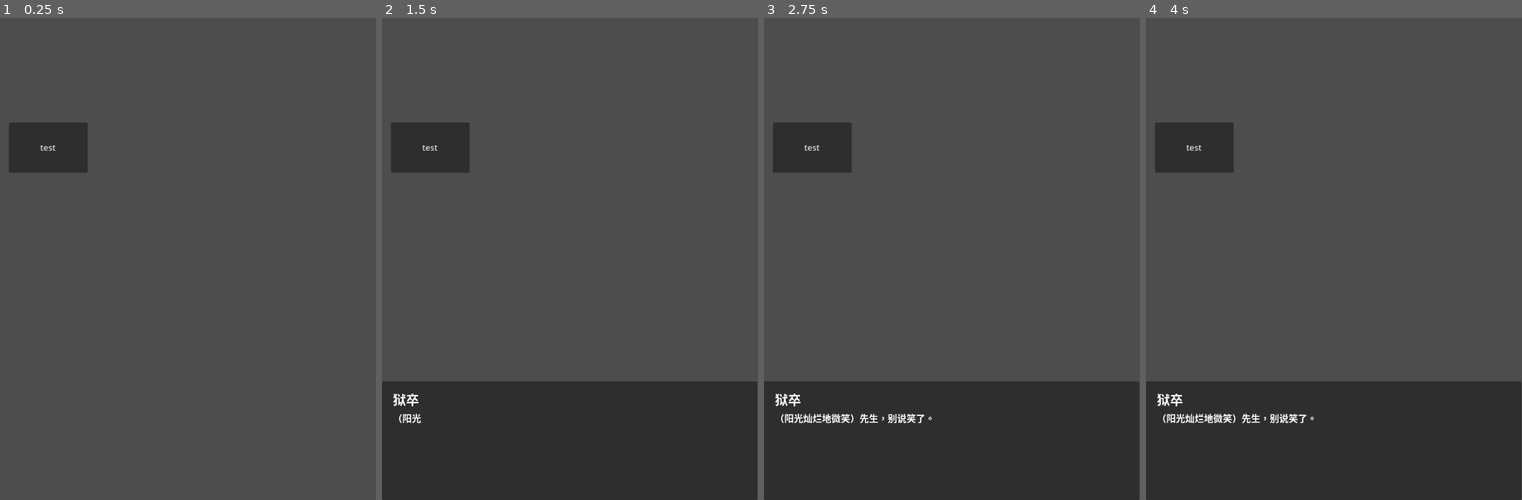
Above: before the commit, frames 1-4 (left to right).
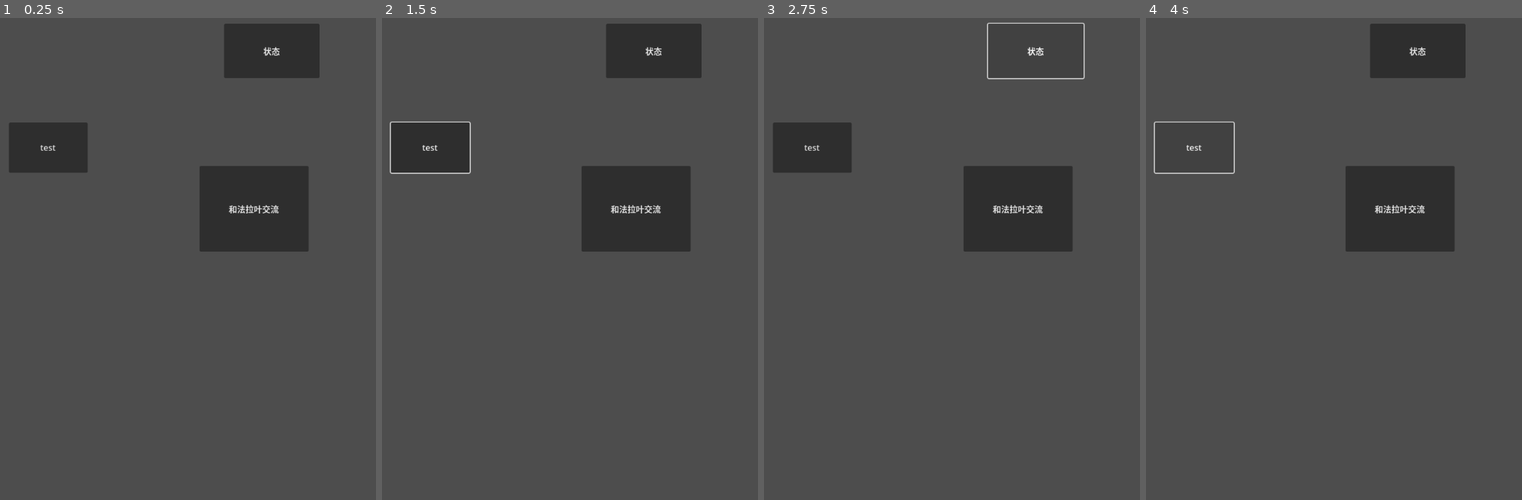
Above: after the commit, the same moments.

Repository: monsteriormaster/endeavor
Game: Godot game, scene res://debug/debug10.tscn
Two runs of this game, one before a commit and one after it. Both use one fixed random seed, a clock stepped at 60 frames per second and the inputs below. This scene is started directly instead of the project's main scene.
Inputs (mouse positions are in pixels of both pictures, inside the frame that each line leads up to):
- Up to frame 1 (0.25 s): no input
- Up to frame 2 (1.5 s): click "test" at 0.5 s; click (570, 124) at 1.25 s, where only the run before the commit has a clickable "你在这里多少有些屈才"
- Up to frame 3 (2.75 s): click (1034, 51) at 2 s, where only the run after the commit has a clickable "状态"
- Up to frame 4 (4 s): click (1401, 210) at 2.75 s, where only the run after the commit has a clickable "和法拉叶交流"; click "test" at 3.5 s

The runs differ from the first frame. In frame 1, 7.9% of the frame differs, in the area x 53-85%, y 1-49%; in frame 2, 33%, in the area x 0-100%, y 1-100%; in frame 3, 30%; in frame 4, 33%.
Error after the commit: Invalid assignment of property or key 'is_option' with value of type 'bool' on a base object of type 'Resource (Dialogue)'. (res://script/plot_importer.gd:45)

Commit message:
新增对话框系统，存储在res文件下的dialogue文件中，还未与前面的项目进行连接

Diff:
--- /dev/null
+++ b/card_system.gd
@@ -0,0 +1,11 @@
+extends "res://components/character_panel.gd"
+
+
+# Called when the node enters the scene tree for the first time.
+func _ready() -> void:
+	pass # Replace with function body.
+
+
+# Called every frame. 'delta' is the elapsed time since the previous frame.
+func _process(delta: float) -> void:
+	pass
--- a/components/character_panel.gd
+++ b/components/character_panel.gd
@@ -1,20 +1,30 @@
-extends PopupPanel
+#变量声明和常量定义
+extends PopupPanel#弹出面板
 
 var tagtip = Label.new()
 
 var info
 var taginfo
 var einfo
+#资源文件路径
+const TAGS = "res://resoures/tags.json"
+#需要补充文件内容
+const CHARACTERS = "res://resoures/characters.json"#角色
+const EQUIPMENT = "res://resoures/equipment.json"#装备
 
-const TAGS = "res://resoures/tags.json"
-const CHARACTERS = "res://resoures/characters.json"
-const EQUIPMENT = "res://resoures/equipment.json"
+#新增加内容，添加卡组？
+const SKILLS = "res://resoures/skills.json"
+const DECKS = "res://resoures/decks.json"
 #主题颜色定义
 const PRIMARY_COLOR = Color("5e35b1")
 const SECONDARY_COLOR = Color("ff7043")
 const ACCENT_COLOR = Color("29b6f6")
 const TEXT_COLOR = Color("f5f5f5")
 const WARNING_COLOR = Color("ff5252")
+
+# 添加全局变量
+var sinfo  # 技能信息
+var decks  # 卡组配置
 
 func _ready():
 	tagtip.name = 'tagtip'
@@ -26,11 +36,11 @@
 # Called every frame. 'delta' is the elapsed time since the previous frame.
 func _process(_delta):
 	pass
-
+#进入场景时调用，初始化tagtip标签添加到面板
 
 func _on_closebutton_pressed():
 	hide()
-
+#关闭键
 
 func setup(character_name:String):
 	get_info()
--- a/components/confirmdialog.gd
+++ b/components/confirmdialog.gd
@@ -27,7 +27,6 @@
 
 func setup(cur_title:String, cur_message:String,
 			cur_confirm_text:String ='确认', cur_cancel_text:String = '取消'):
-	print("已经setup了\n")
 	my_title = cur_title
 	message = cur_message
 	confirm_text = cur_confirm_text
--- a/components/dialogue_ui.gd
+++ b/components/dialogue_ui.gd
@@ -20,7 +20,6 @@
 
 
 func display_next_dialogue():
-	print(dialogue_index)
 	if dialogue_index == -1:
 		visible = false
 		return
@@ -28,9 +27,6 @@
 	clear_options()
 
 	var dialogue := main_dialogue.dialogue_list[dialogue_index]
-	print(dialogue.content)
-	print(dialogue.next)
-	print(dialogue.content)
 
 	if typing_tween and typing_tween.is_running():
 		typing_tween.kill()
@@ -48,10 +44,12 @@
 		if dialogue.is_option == false:
 			typing_tween.tween_callback(func(): dialogue_index = dialogue.next)
 
+	if dialogue.effect != '':
+		print(dialogue.effect)
+		deal_effect(dialogue.effect)
+
 	if dialogue.is_option:
 		show_option(dialogue.options)
-
-	print("next is",dialogue.next)
 
 
 func append_character(character : String):
@@ -60,10 +58,16 @@
 
 func show_option(options):
 	for option in options:
-		var option_label = Button.new()
-		option_label.text = option.text
-		option_label.pressed.connect(on_option_entered.bind(option.next))
-		option_box.add_child(option_label)
+		if option["is_ava"]:
+			var option_label = Button.new()
+			option_label.text = option.text
+			option_label.pressed.connect(on_option_entered.bind(option.next))
+			option_box.add_child(option_label)
+		else:
+			var option_label = Button.new()
+			option_label.text = option.condition + "时解锁该选项"
+			option_label.disabled = true
+			option_box.add_child(option_label)
 
 
 func _ready():
@@ -83,3 +87,101 @@
 func clear_options():
 	for child in option_box.get_children():
 		child.queue_free()
+
+
+func deal_effect(dialogue_effects):
+	var effects = dialogue_effects.split("；")
+	print(effects)
+	for effect in effects:
+
+		effect = effect.strip_edges()
+		if effect == "":
+			continue
+
+		if effect.begins_with("获得 "):
+			var tag = effect.get_slice("tag ", 1)
+			if tag not in Player.player_tags:
+				Player.player_tags.append(tag)
+
+
+		elif effect.contains(" 获得 "):
+			var parts = effect.split(" 获得 ")
+			var character = parts[0].strip_edges()
+			var tag = parts[1].strip_edges()
+			if character not in Player.npc:
+				Player.npc[character]={}
+			if 'tags' not in Player.npc[character]:
+				Player.npc[character]['tags'
+				]=[]
+			if tag not in Player.npc[character]["tags"]:
+				Player.npc[character]["tags"].append(tag)
+
+		elif effect.begins_with("money "):
+			var getting = effect.get_slice("money ", 1)
+			var parts = getting.split(" ")
+			var pd = parts[1].strip_edges()
+			var value = int(parts[2].strip_edges())
+			if pd == '-':
+				value *= -1
+			Player.player_money += value
+
+
+
+
+
+func translate_condition(condition: String) -> String:
+
+	var translated_parts = []
+	var condition_groups = condition.split("；")
+
+	for group in condition_groups:
+		group = group.strip_edges()
+		if group == "":
+			continue
+
+		# 处理角色tag条件
+		if group.contains(" tag "):
+			var parts = group.split(" tag ")
+			if parts.size() == 2:
+				var character = parts[0].strip_edges()
+				var required_tag = parts[1].strip_edges()
+				translated_parts.append(character + "必须被" + required_tag)
+
+		# 处理玩家tag条件
+		elif group.begins_with("tag "):
+			var tag_list = group.get_slice("tag ", 1)
+			var required_tags = tag_list.split("，")
+			var saying := "你必须"
+			var i := 1
+
+			for tag in tag_list:
+				saying = saying + tag
+				if i == tag_list.length():
+					break
+				saying = saying + ' '
+				i = i + 1
+
+
+		# 处理money条件
+		elif group.begins_with("money "):
+			var parts = group.split(" ")
+			var op_text = ""
+			var operator = parts[1].strip_edges()
+			var value = parts[2].strip_edges()
+
+			if operator == ">" or operator == ">=":
+				op_text = "必须超过"
+
+			elif operator == "<=" or operator == "<":
+				op_text = "不能多于"
+
+			translated_parts.append("金钱" + op_text + value + "元")
+
+	# 将所有翻译后的条件用"并且"连接
+	var final_text = ""
+	for i in range(translated_parts.size()):
+		if i > 0:
+			final_text += "并且"
+		final_text += translated_parts[i]
+
+	return final_text
--- a/debug/debug10.tscn
+++ b/debug/debug10.tscn
@@ -13,4 +13,22 @@
 text = "test
 "
 
+[node name="Button2" type="Button" parent="."]
+offset_left = 429.0
+offset_top = 169.0
+offset_right = 612.0
+offset_bottom = 273.0
+text = "状态
+"
+
+[node name="Button3" type="Button" parent="."]
+offset_left = 382.0
+offset_top = 441.0
+offset_right = 591.0
+offset_bottom = 605.0
+text = "和法拉叶交流
+"
+
 [connection signal="pressed" from="Button" to="." method="_on_button_pressed"]
+[connection signal="pressed" from="Button2" to="." method="_on_button_2_pressed"]
+[connection signal="pressed" from="Button3" to="." method="_on_button_3_pressed"]
--- a/debug/debug_10.gd
+++ b/debug/debug_10.gd
@@ -3,4 +3,12 @@
 
 
 func _on_button_pressed():
-	PlotImporter.add_plot("res://resoures/plot/rite/prison.json","10万后再次与狱卒交谈")
+	PlotImporter.add_plot("res://resoures/plot/rite/prison.json","50万后再次与狱卒交谈")
+
+
+func _on_button_2_pressed():
+	print(Player.player_tags)
+
+
+func _on_button_3_pressed():
+	PlotImporter.add_plot("res://resoures/plot/rite/prison.json","与法拉叶的第一次交流")
--- a/script/dialogue_group.gd
+++ b/resoures/DialogueGroup.gd
@@ -1,5 +1,4 @@
 extends Resource
-
 class_name DialogueGroup
-
+#可以自己设置类名
 @export var dialogue_list : Array[Dialogue]
--- /dev/null
+++ b/resoures/Dialogues/Dialogue_manager.gd
@@ -0,0 +1,53 @@
+extends Control
+
+@export_group("UI")#用于变量归类
+@export var character_name_text : Label
+@export var text_box : Label
+@export var left_avatar : TextureRect
+@export var right_avatar : TextureRect
+
+@export_group("对话")
+@export var main_dialogue : DialogueGroup
+
+var dialogue_index := 0
+var typing_tween : Tween
+
+func display_next_dialogue():
+	if dialogue_index >= len(main_dialogue.dialogue_list):
+		visible = false
+		return
+
+	var dialogue := main_dialogue.dialogue_list[dialogue_index]
+
+	if typing_tween and typing_tween.is_running():
+		typing_tween.kill()
+		text_box.text = dialogue.content
+		dialogue_index += 1
+
+	else:
+		character_name_text.text = dialogue.character_name
+		#text_box.text = dialogue.content
+		#后面参照视频改成打字机类型
+		typing_tween = get_tree().create_tween()
+		text_box.text = ""
+		for character in dialogue.content:
+			typing_tween.tween_callback(append_character.bind(character)).set_delay(0.05)
+		typing_tween.tween_callback(func():dialogue_index += 1)
+
+		if dialogue.show_on_left:
+			left_avatar.texture = dialogue.avatar
+			right_avatar.texture = null
+		else:
+			left_avatar.textrue = null
+			right_avatar.texture = dialogue.avatar
+
+func append_character(character : String):
+	text_box.text += character
+
+func _ready():
+	display_next_dialogue()
+
+
+func _on_click(event: InputEvent) -> void:
+	if event is InputEventMouseButton and event.button_index == MOUSE_BUTTON_LEFT and event.pressed:
+			display_next_dialogue()
--- /dev/null
+++ b/resoures/Dialogues/dialogue.gd
@@ -0,0 +1,7 @@
+extends Resource
+class_name Dialogue
+#@export 的关键字用于确保变量可编辑,单个对话的数据框结构
+@export var character_name : String
+@export_multiline var content : String#用于文本框来显示变量
+@export var avater : Texture
+@export var show_on_left : bool#用于记录对话数据是否应该被显示在左边
--- /dev/null
+++ b/resoures/Dialogues/dialogue1.tres
@@ -0,0 +1,35 @@
+[gd_resource type="Resource" script_class="DialogueGroup" load_steps=8 format=3 uid="uid://b38f5jr6ascsr"]
+
+[ext_resource type="Script" uid="uid://blxuvhra45nha" path="res://resoures/Dialogues/dialogue.gd" id="1_iy63d"]
+[ext_resource type="Texture2D" uid="uid://x1ovieegcyse" path="res://resoures/Dialogues/Paimon.png" id="2_sd35u"]
+[ext_resource type="Texture2D" uid="uid://wh31xn24biur" path="res://resoures/Dialogues/traveller.png" id="3_4ytkc"]
+[ext_resource type="Script" uid="uid://begdbyeo0lef1" path="res://resoures/DialogueGroup.gd" id="4_33gae"]
+
+[sub_resource type="Resource" id="Resource_d10d3"]
+script = ExtResource("1_iy63d")
+character_name = "Paimon"
+content = "吃了吗您内"
+avater = ExtResource("2_sd35u")
+show_on_left = true
+metadata/_custom_type_script = "uid://blxuvhra45nha"
+
+[sub_resource type="Resource" id="Resource_nmg47"]
+script = ExtResource("1_iy63d")
+character_name = "traveller"
+content = "你说moer be "
+avater = ExtResource("3_4ytkc")
+show_on_left = false
+metadata/_custom_type_script = "uid://blxuvhra45nha"
+
+[sub_resource type="Resource" id="Resource_7noe7"]
+script = ExtResource("1_iy63d")
+character_name = "Paimon"
+content = "冇磨丝"
+avater = ExtResource("2_sd35u")
+show_on_left = true
+metadata/_custom_type_script = "uid://blxuvhra45nha"
+
+[resource]
+script = ExtResource("4_33gae")
+dialogue_list = Array[ExtResource("1_iy63d")]([SubResource("Resource_d10d3"), SubResource("Resource_nmg47"), SubResource("Resource_7noe7")])
+metadata/_custom_type_script = "uid://begdbyeo0lef1"
--- /dev/null
+++ b/resoures/Dialogues/dialogue_group.gd
@@ -0,0 +1,4 @@
+extends Resource
+class_name DialogueGroup
+
+@export var dialogue_list : Array[Dialogue]
--- /dev/null
+++ b/resoures/Dialogues/dialogue_system.tscn
@@ -0,0 +1,75 @@
+[gd_scene load_steps=3 format=3 uid="uid://bm57n8e7c4rmg"]
+
+[ext_resource type="Script" uid="uid://c21rmjgx735d1" path="res://resoures/Dialogues/Dialogue_manager.gd" id="1_51mq6"]
+[ext_resource type="Texture2D" uid="uid://wh31xn24biur" path="res://resoures/Dialogues/traveller.png" id="2_t7t7p"]
+
+[node name="Control" type="Control" node_paths=PackedStringArray("character_name_text", "text_box")]
+layout_mode = 3
+anchors_preset = 15
+anchor_right = 1.0
+anchor_bottom = 1.0
+grow_horizontal = 2
+grow_vertical = 2
+localize_numeral_system = false
+script = ExtResource("1_51mq6")
+character_name_text = NodePath("HBoxContainer/Panel/VBoxContainer/Name")
+text_box = NodePath("HBoxContainer/Panel/VBoxContainer/Dialogue")
+
+[node name="HBoxContainer" type="HBoxContainer" parent="."]
+layout_mode = 1
+anchors_preset = 12
+anchor_top = 1.0
+anchor_right = 1.0
+anchor_bottom = 1.0
+offset_top = -187.0
+grow_horizontal = 2
+grow_vertical = 0
+
+[node name="LeftAvatar" type="TextureRect" parent="HBoxContainer"]
+custom_minimum_size = Vector2(200, 0)
+layout_mode = 2
+texture = ExtResource("2_t7t7p")
+expand_mode = 2
+stretch_mode = 5
+
+[node name="Panel" type="Panel" parent="HBoxContainer"]
+layout_mode = 2
+size_flags_horizontal = 3
+
+[node name="MarginContainer" type="MarginContainer" parent="HBoxContainer/Panel"]
+layout_mode = 1
+anchors_preset = 15
+anchor_right = 1.0
+anchor_bottom = 1.0
+grow_horizontal = 2
+grow_vertical = 2
+theme_override_constants/margin_left = 40
+theme_override_constants/margin_top = 20
+theme_override_constants/margin_right = 40
+theme_override_constants/margin_bottom = 20
+
+[node name="VBoxContainer" type="VBoxContainer" parent="HBoxContainer/Panel"]
+layout_mode = 0
+offset_right = 40.0
+offset_bottom = 40.0
+
+[node name="Name" type="Label" parent="HBoxContainer/Panel/VBoxContainer"]
+layout_mode = 2
+theme_override_font_sizes/font_size = 36
+text = "角色名称"
+
+[node name="Dialogue" type="Label" parent="HBoxContainer/Panel/VBoxContainer"]
+custom_minimum_size = Vector2(0, 50)
+layout_mode = 2
+theme_override_font_sizes/font_size = 18
+text = "对话内容"
+autowrap_mode = 3
+
+[node name="RightAvatar" type="TextureRect" parent="HBoxContainer"]
+custom_minimum_size = Vector2(200, 0)
+layout_mode = 2
+texture = ExtResource("2_t7t7p")
+expand_mode = 2
+stretch_mode = 5
+
+[connection signal="gui_input" from="HBoxContainer/Panel/MarginContainer" to="." method="_on_click"]
--- a/resoures/plot/rite/prison.json
+++ b/resoures/plot/rite/prison.json
@@ -12,16 +12,21 @@
 			"is_option": true,
 			"options":[
 				{
+					"condition":"money > 1",
 					"text":"试探地给出1万元",
 					"next":2,
 					"effect":"money - 1",
 				},
 				{
+					"condition":"money > 10",
 					"text":"给出10万元",
+					"effect":"money - 10",
 					"next":3,
 				},
 				{
+					"condition":"money > 50",
 					"text":"给出50万元",
+					"effect":"money - 50",
 					"next":4,
 				},
 				{
@@ -34,73 +39,25 @@
 			"name":"狱卒",
 			"text":"请不要质疑我的职业操守。",
 			"is_option": false,
+			"effect":"money +1",
 			"next": -1,
 		},
 		"3th":{
 			"name":"狱卒",
 			"text":"先生，监狱钥匙在这里，探监完放回来就好。",
-			"is_option": false,
-			"next": 4,
+			"effect":"获得 tag 进入监狱许可",
+			"is_option": false,
+			"next": -1,
 		},
 		"4th":{
 			"name":"狱卒",
 			"text":"您竟如此体谅我们的工作，监狱钥匙在这里，探监完放回来就好。虽然牢房的门都锁好了，但是越往里越是写穷凶恶极的东西，您还是小心些。要是有不长眼地得罪了您，给我说一声，他也就老实了。若是专门给某位行方便。（停顿片刻后，阳光灿烂得笑起来）",
-			"effect":"狱卒 获得 tag 贿赂",
-			"is_option": false,
-			"next": 5,
-		},
-	},
-	"与狱卒第一次交流":{
-		"0th":{
-			"name":"{player_name}",
-			"text":"先生，能行个方便吗？",
-			"is_option":false,
-			"next": 1,
-		},
-		"1th":{
-			"name":"狱卒",
-			"text":"（上下打量了片刻）先生，你知道的，我的工作就是看好这儿。",
-			"is_option": true,
-			"options":[
-				{
-					"text":"试探地给出1万元",
-					"next":2,
-					"effect":"money - 1",
-				},
-				{
-					"text":"给出10万元",
-					"next":3,
-				},
-				{
-					"text":"给出50万元",
-					"next":4,
-				},
-				{
-					"text":"我临时想起还有点事，晚点再会。",
-					"next":-1,
-				},
-			]
-		},
-		"2th":{
-			"name":"狱卒",
-			"text":"请不要质疑我的职业操守。",
-			"is_option": false,
-			"effect":"money +1",
-			"next": -1,
-		},
-		"3th":{
-			"name":"狱卒",
-			"text":"先生，监狱钥匙在这里，探监完放回来就好。",
-			"is_option": false,
-			"next": 4,
-		},
-		"4th":{
-			"name":"狱卒",
-			"text":"您竟如此体谅我们的工作，监狱钥匙在这里，探监完放回来就好。虽然牢房的门都锁好了，但是越往里越是写穷凶恶极的东西，您还是小心些。要是有不长眼地得罪了您，给我说一声，他也就老实了。若是专门给某位行方便。（停顿片刻后，阳光灿烂得笑起来）",
-			"is_option": false,
-			"next": 5,
-		},
-	},
+			"effect":"获得 tag 进入监狱许可; 狱卒 获得 tag 贿赂",
+			"is_option": false,
+			"next": -1,
+		},
+	},
+
 
 	"50万后再次与狱卒交谈":{
 		"0th":{
@@ -117,6 +74,7 @@
 					"next":1,
 				},
 				{
+					"condition":"money > 5",
 					"text":"我想让某人过得好些",
 					"next":4,
 				},
@@ -128,16 +86,21 @@
 			"is_option":true,
 			"options":[
 				{
-					"condition":"tags:　认识法拉叶",
+					"condition":"tags: 认识法拉叶",
 					"text":"好像是叫法拉叶",
 					"next":2,
 				},
 				{
-					"condition":"tags:　认识衫斯",
+					"condition":"tags: 认识衫斯",
 					"text":"好像是叫衫斯",
 					"next":3,
 				},
-			],
+				{
+					"text":"让我再想想",
+					"next":8,
+				},
+			],
+
 		},
 		"2th":{
 			"name":"狱卒",
@@ -159,17 +122,21 @@
 			"is_option":true,
 			"options":[
 				{
-					"condition":"tags:　认识法拉叶",
+					"condition":"tags: 认识法拉叶",
 					"text":"给狱卒5万元，让法拉叶吃得好些。",
-					"effect":"money -5",
+					"effect":"money - 5",
 					"next":5,
 				},
 				{
-					"condition":"tags:　认识衫斯",
+					"condition":"tags: 认识衫斯",
 					"text":"给狱卒5万元，让衫斯吃得好些。",
-					"effect":"money -5",
+					"effect":"money - 5",
 					"next":6,
 				},
+				{
+					"text":"让我再想想",
+					"next":8,
+				},
 			],
 		},
 		"5th":{
@@ -192,7 +159,60 @@
 			"is_option": false,
 			"next": -1,
 		},
-	},
+		"8th":{
+			"name":"",
+			"text":"还是再看看监狱里的情况吧。",
+			"is_option": false,
+			"next": -1,
+		},
+	},
+
+
+	"与法拉叶的第一次交流":{
+		"0th":{
+			"name":"",
+			"text":"这是一个还没有被磨平棱角的犯人，眼神里还有一股狠劲，像一匹没有被驯化的狼。",
+			"next":1,
+		},
+		"1th":{
+			"name":"{player_name}",
+			"text":"你叫什么名字，我对你感兴趣。",
+			"is_option": false,
+			"next": 2,
+		},
+		"2th":{
+			"name":"？？？",
+			"text":"法拉叶，你的兴趣有什么用？",
+			"is_option": false,
+			"next": 3,
+		},
+		"3th":{
+			"name":"player_name",
+			"text":"可以让你自由。说说吧，犯了什么事。",
+			"is_option": false,
+			"next": 4,
+		},
+		"4th":{
+			"name":"法拉叶",
+			"text":"何必消遣我。（忽然咧开嘴笑起来）老实说我不知道，只听说是什么聚众，什么斗殴。事实上，我仅仅只是路过。",
+			"is_option": false,
+			"next": 5,
+		},
+		"5th":{
+			"name":"",
+			"text":"他说是被冤枉的，你知道这个国家的警察的靠谱程度和贿赂成正比，可是到底应该有一点下限。",
+			"is_option": false,
+			"next": 6,
+		},
+		"6th":{
+			"name":"法拉叶",
+			"text":"先生，如果你对我尚存一丝怜悯，可以让我吃点好的吗，我已经一个月没有见过荤了。",
+			"is_option": false,
+			"effect":"获得 tag 认识法拉叶",
+			"next": -1,
+		},
+	},
+
 
 	"10万后再次与狱卒交谈":{
 		"0th":{
@@ -214,6 +234,7 @@
 					"next":2,
 				},
 				{
+					"condition":"money > 50",
 					"text":"贿赂狱卒",
 					"next":4,
 				},
@@ -250,4 +271,5 @@
 		},
 	},
 
+
 }
--- a/scene/main.tscn
+++ b/scene/main.tscn
@@ -36,7 +36,7 @@
 theme_override_font_sizes/font_size = 11
 text = "地图2"
 
-[node name="card1" type="Button" parent="."]
+[node name="card_area" type="Button" parent="."]
 offset_left = 54.0
 offset_top = 907.0
 offset_right = 134.0
--- a/scene/player.tscn
+++ /dev/null
@@ -1,3 +0,0 @@
-[gd_scene format=3 uid="uid://beu1ayp603c70"]
-
-[node name="player" type="Area2D"]
--- a/script/dialogue.gd
+++ /dev/null
@@ -1,11 +0,0 @@
-extends Resource
-
-class_name Dialogue
-
-@export var character_name : String
-@export_multiline var content : String
-
-@export var is_option := false
-@export var options = []
-@export var next := -1
-@export var effect := ""
--- a/script/player.gd
+++ b/script/player.gd
@@ -8,7 +8,7 @@
 @export_group("player")
 @export var player_age =16.0
 #用于定义时间相关的事件
-@export var player_money =100
+@export var player_money =30
 @export var player_app_fact =""
 @export var player_name ="请输入你的名字"
 
@@ -27,7 +27,9 @@
 @export_group("others")
 @export var partner = {}#伙伴
 @export var development = {}#剧情发展情况
+@export var npc = {}#其他角色
 
+@export_group("kid")
 @export var child_name : String
 @export var child = {}#孩子的情况
 
--- a/script/plot_importer.gd
+++ b/script/plot_importer.gd
@@ -44,19 +44,70 @@
 			dialogue.content = dialogue_data.get("text", "")
 			dialogue.is_option = dialogue_data.get("is_option",false)
 			dialogue.next =dialogue_data.get("next",-1)
-
+			dialogue.effect = dialogue_data.get("effect","")
 			dialogue.options = []
 			if dialogue_data.has("options"):
 				for option_data in dialogue_data["options"]:
 					var option = {
 						"text": option_data.get("text", ""),
 						"next": option_data.get("next", -1),
-						"effect": option_data.get("effect", "")
+						"effect": option_data.get("effect", ""),
+						"condition": option_data.get("condition", "")
 					}
+					option['is_ava'] = deal_condition(option["condition"])
 					dialogue.options.append(option)
-
 
 			dialogue_group.dialogue_list.append(dialogue)
 		else:
 			break
 	dialogue_ui.show_dialogue_group(dialogue_group)
+
+
+func deal_condition(condition:String)-> bool:
+	if condition == "":
+		return true
+	else:
+		if sentence_condition(condition):
+			return true
+	return false
+
+
+func sentence_condition(condition:String)-> bool:
+
+	var condition_groups = condition.split("；")
+
+	for group in condition_groups:
+		group = group.strip_edges()
+		if group == "":
+			continue
+
+		if group.begins_with("tags: "):
+			var tag_list = group.get_slice("tags: ", 1)
+			var required_tags = tag_list.split("，")
+			for tag in required_tags:
+				print(Player.player_tags)
+				if tag not in Player.player_tags:
+					return false
+
+		elif group.contains(" tag "):
+			var parts = group.split(" tag ")
+			var character = parts[0].strip_edges()
+			var tags = parts[1].strip_edges()
+			var required_tags = tags.split("，")
+			for tag in required_tags:
+				if tag not in Player.npc[character][tags]:
+					return false
+
+		elif group.begins_with("money "):
+			var parts = group.split(" ")
+			var pd = parts[1].strip_edges()
+			var value = int(parts[2].strip_edges())
+
+			if pd == ">" || pd == ">=":
+				if Player.player_money < value:
+					return false
+
+			if pd == "<" || pd == "<=":
+				if Player.player_money > value:
+					return false
+	return true
--- a/script/save_loader.gd
+++ b/script/save_loader.gd
@@ -48,6 +48,7 @@
 
 	save_data["development"] = Player.development
 	save_data["partner"] = Player.partner
+	save_data["npc"] = Player.npc
 	#其他信息
 
 	return save_data
@@ -78,4 +79,5 @@
 
 	Player.development = save_data["development"]
 	Player.partner = save_data["partner"]
+	Player.npc = save_data["npc"]
 	#其他信息
Not shown, added: card_system.gd.uid
Not shown, added: resoures/DialogueGroup.gd.uid
Not shown, added: resoures/Dialogues/Dialogue_manager.gd.uid
Binary file added: resoures/Dialogues/Paimon.png
Not shown, added: resoures/Dialogues/Paimon.png.import
Renamed: script/dialogue.gd.uid -> resoures/Dialogues/dialogue.gd.uid
Renamed: script/dialogue_group.gd.uid -> resoures/Dialogues/dialogue_group.gd.uid
Binary file added: resoures/Dialogues/traveller.png
Not shown, added: resoures/Dialogues/traveller.png.import
